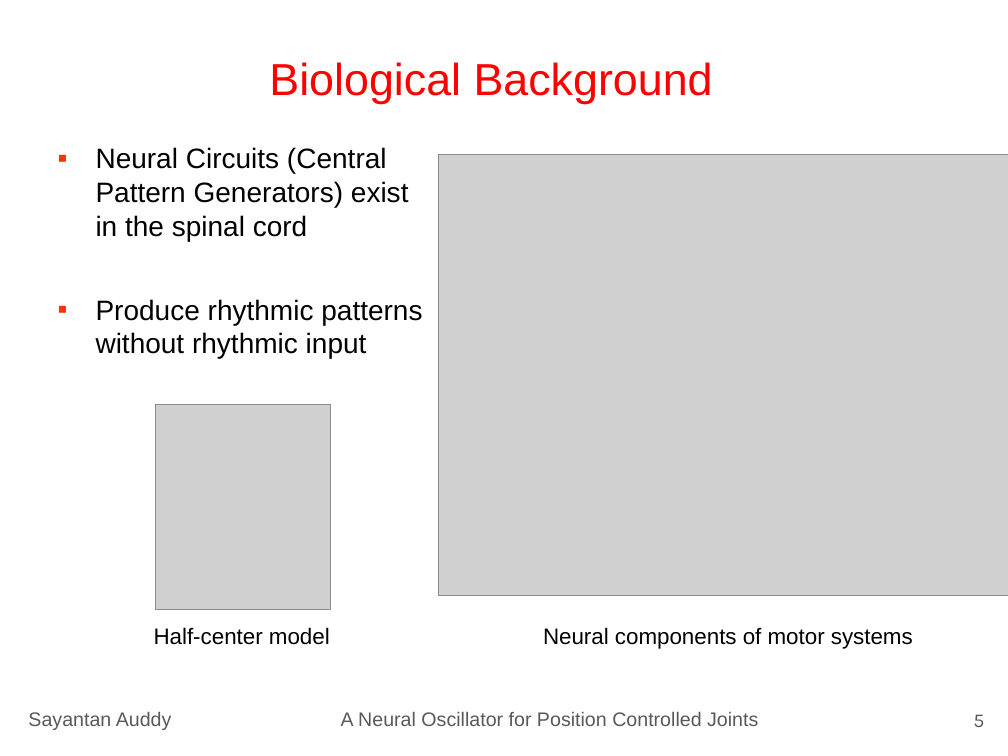
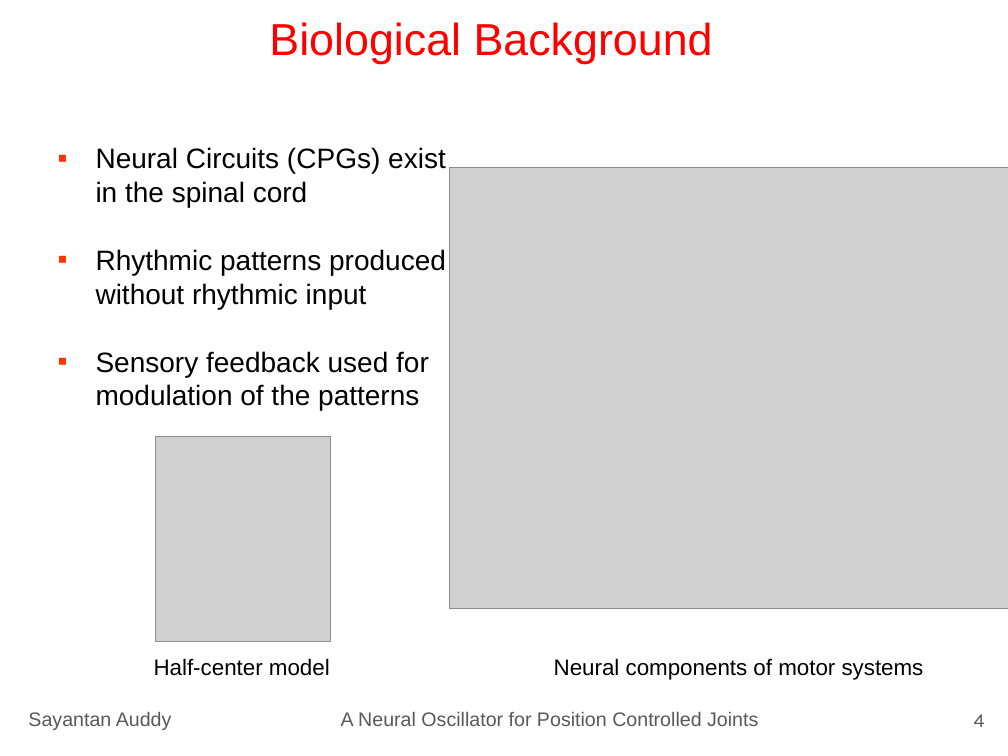
Before and after one commit to sayantanauddy/matsuoka_joint_control, a slide deck: slide 4 of presentation/Sayantan_Auddy_IS_Presentation.pptx (slide 5 before the commit). Drawn at 1008x756 pixels with LibreOffice and Linux fonts; fonts in the diff are those of the drawing; grey boxes stand for pictures. Boxes give left, top, right and bottom in pixels: in the first picture for what was removed or moved away, otherwise in the second. Text is boxed around its words. In the diff, an @@ line names an element or a change of style, - is before the commit and + after.

Commit message:
Added slides

```diff
--- a/presentation/Sayantan_Auddy_IS_Presentation.pptx
+++ b/presentation/Sayantan_Auddy_IS_Presentation.pptx
@@ title "Biological Background": place and size @@
-title "Biological Background" at (269,62,713,104)
+title "Biological Background" at (269,22,713,64)
@@ title "Biological Background" at (269,22,713,64): vertical alignment bottom to top @@
@@ text at (96,147,446,411): text changed @@
-▪ Neural Circuits (Central Pattern Generators) exist in the spinal cord
-▪ Produce rhythmic patterns without rhythmic input
+▪ Neural Circuits (CPGs) exist in the spinal cord
+▪ Rhythmic patterns produced without rhythmic input
+▪ Sensory feedback used for modulation of the patterns
@@ picture: place and size @@
-picture at (438,154,1008,596)
+picture at (450,167,1008,609)
@@ picture: place and size @@
-picture at (155,404,331,609)
+picture at (155,436,331,641)
@@ text "Half-center model": place and size @@
-text "Half-center model" at (154,627,330,645)
+text "Half-center model" at (154,658,330,676)
@@ text "Neural components of motor systems": place and size @@
-text "Neural components of motor systems" at (543,627,913,649)
+text "Neural components of motor systems" at (554,658,924,680)
@@ page number at (974,714,985,727): text changed @@
-5
+4
```
Also in this commit, not shown: 12 other slides changed, 3 slides removed.
